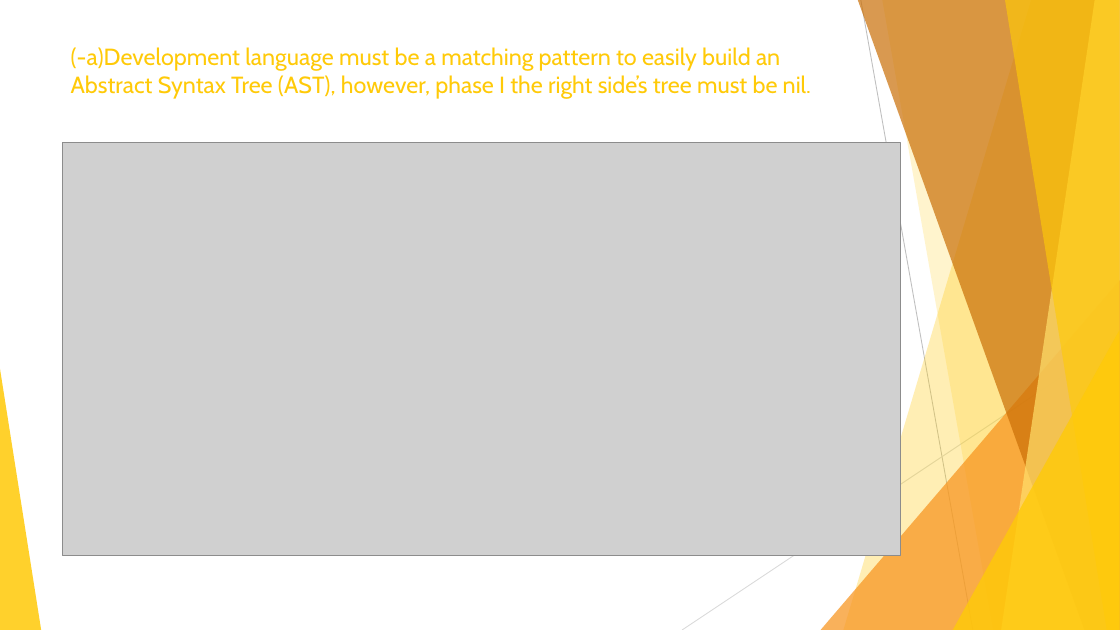
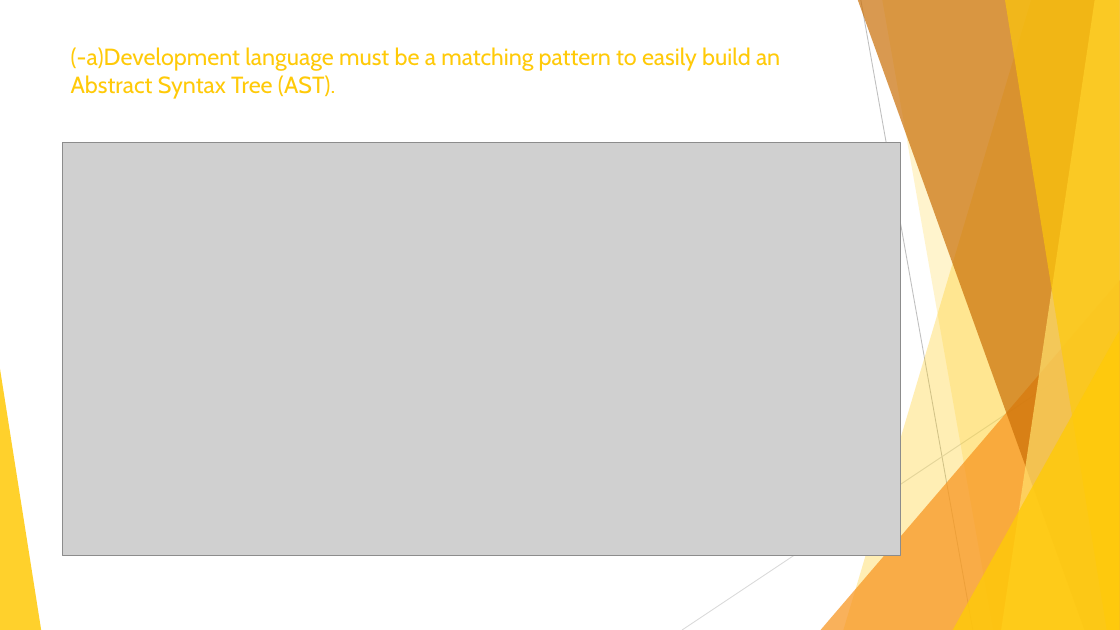
Before and after one commit to parisollie/expocompilador, a slide deck: slide 41 of GoldCompilers/Documentation/Prensentation/Third Stage/Presentation.pptx. Drawn at 1120x630 pixels with LibreOffice and Linux fonts; fonts in the diff are those of the drawing; grey boxes stand for pictures. Boxes give left, top, right and bottom in pixels: in the first picture for what was removed or moved away, otherwise in the second. Text is boxed around its words. In the diff, an @@ line names an element or a change of style, - is before the commit and + after.

```diff
--- a/GoldCompilers/Documentation/Prensentation/Third Stage/Presentation.pptx
+++ b/GoldCompilers/Documentation/Prensentation/Third Stage/Presentation.pptx
@@ title at [71, 47, 780, 99]: text changed @@
-(-a)Development language must be a matching pattern to easily build an Abstract Syntax Tree (AST), however, phase I the right side’s tree must be nil.
+(-a)Development language must be a matching pattern to easily build an Abstract Syntax Tree (AST).
```
Also in this commit, not shown: 3 other slides changed, 5 other files.
